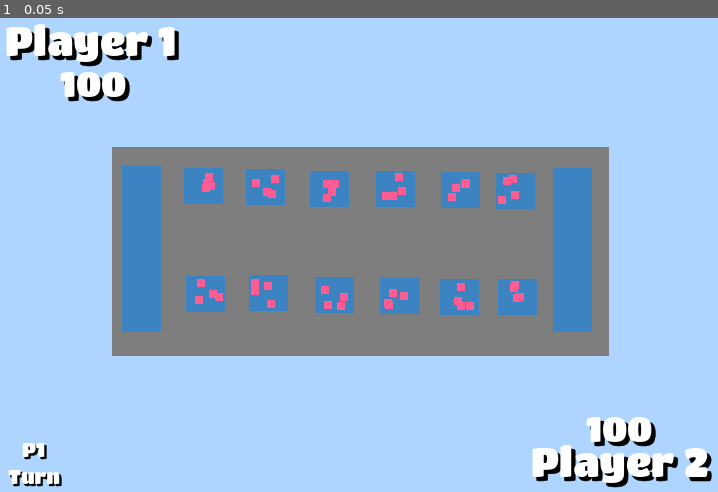
Above: before the commit, frame 1.
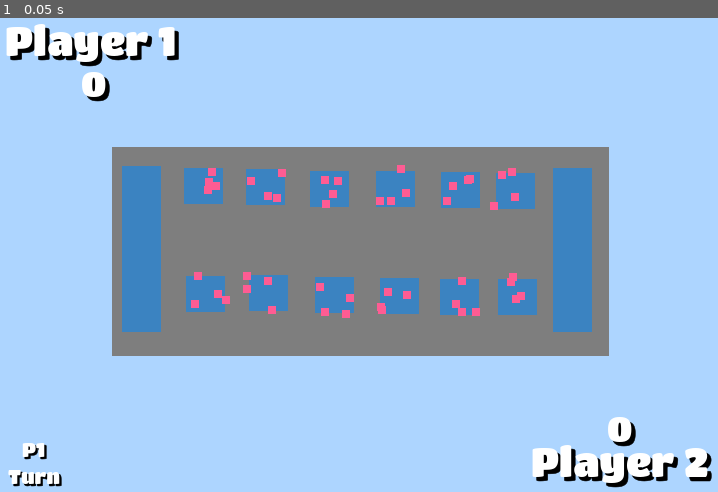
Above: after the commit, the same moment.

Repository: Mseavers1/Orpheus-Ascent
Game: Godot game, scene res://game.tscn
Two runs of this game, one before a commit and one after it. Both use one fixed random seed, a clock stepped at 60 frames per second and the inputs below.
Inputs:
- Up to frame 1 (0.05 s): no input

The runs differ from the first frame. In frame 1, 2.0% of the frame differs, in the area x 8-92%, y 11-91%.

Commit message:
Implemented Clicking Logic
- Game is playable and shows current board positions in console
- Scores update correctly
- Current turn displays correctly

Diff:
--- a/CSC 275 Game/Game_Logic.gd
+++ b/CSC 275 Game/Game_Logic.gd
@@ -8,6 +8,9 @@
 func _startMatch():
 	board = [[4, 4], [4, 4], [4, 4], [4, 4], [4, 4], [4, 4]]
 	$Board._setupBoard()
+	$Game_HUD._starting_score()
+	print(board)
+
 
 # Called when its the next user's turn (No repeats)
 func _nextTurn():
@@ -72,6 +75,7 @@
 		# Logic for when the marble lands in home spot (-1)
 		if nextIndex == -1:
 			scores[0] += 1
+			$Game_HUD._set_top_score(scores[0])
 
 			# Check if the user plays again
 			if i + 1 == count:
@@ -113,6 +117,7 @@
 		# Logic for when the marble lands in home spot (6)
 		if nextIndex == 6:
 			scores[1] += 1
+			$Game_HUD._set_bottom_score(scores[1])
 
 			# Check if the user plays again
 			if i + 1 == count:
--- a/CSC 275 Game/board.gd
+++ b/CSC 275 Game/board.gd
@@ -6,7 +6,7 @@
 var cells
 
 func _setupBoard():
-	cells = [[$Area/Cell_0_0, $Area/Cell_0_1], [$Area/Cell_1_0, $Area/Cell_1_1], [$Area/Cell_2_0, $Area/Cell_2_1], [$Area/Cell_3_0, $Area/Cell_3_1], [$Area/Cell_4_0, $Area/Cell_4_1], [$Area/Cell_5_0, $Area/Cell_5_1]]
+	cells = [[$Spawning_Area/Cell_0_0, $Spawning_Area/Cell_0_1], [$Spawning_Area/Cell_1_0, $Spawning_Area/Cell_1_1], [$Spawning_Area/Cell_2_0, $Spawning_Area/Cell_2_1], [$Spawning_Area/Cell_3_0, $Spawning_Area/Cell_3_1], [$Spawning_Area/Cell_4_0, $Spawning_Area/Cell_4_1], [$Spawning_Area/Cell_5_0, $Spawning_Area/Cell_5_1]]
 
 	# Generate the starting marble count into each cell
 	for x in range(6):
--- a/CSC 275 Game/board.tscn
+++ b/CSC 275 Game/board.tscn
@@ -10,7 +10,7 @@
 size = Vector2(39, 163)
 
 [sub_resource type="RectangleShape2D" id="RectangleShape2D_ulxvp"]
-size = Vector2(26, 24.375)
+size = Vector2(42, 40)
 
 [node name="Board" type="Sprite2D"]
 script = ExtResource("1_tlwve")
@@ -22,6 +22,7 @@
 color = Color(0.494118, 0.494118, 0.494118, 1)
 
 [node name="Temp2" type="ColorRect" parent="Temp"]
+layout_mode = 0
 offset_left = 10.0
 offset_top = 19.0
 offset_right = 49.0
@@ -29,6 +30,7 @@
 color = Color(0.231373, 0.513726, 0.756863, 1)
 
 [node name="Temp3" type="ColorRect" parent="Temp"]
+layout_mode = 0
 offset_left = 74.0
 offset_top = 129.0
 offset_right = 113.0
@@ -36,6 +38,7 @@
 color = Color(0.231373, 0.513726, 0.756863, 1)
 
 [node name="Temp4" type="ColorRect" parent="Temp"]
+layout_mode = 0
 offset_left = 137.0
 offset_top = 128.0
 offset_right = 176.0
@@ -43,6 +46,7 @@
 color = Color(0.231373, 0.513726, 0.756863, 1)
 
 [node name="Temp5" type="ColorRect" parent="Temp"]
+layout_mode = 0
 offset_left = 268.0
 offset_top = 131.0
 offset_right = 307.0
@@ -50,6 +54,7 @@
 color = Color(0.231373, 0.513726, 0.756863, 1)
 
 [node name="Temp6" type="ColorRect" parent="Temp"]
+layout_mode = 0
 offset_left = 264.0
 offset_top = 24.0
 offset_right = 303.0
@@ -57,6 +62,7 @@
 color = Color(0.231373, 0.513726, 0.756863, 1)
 
 [node name="Temp7" type="ColorRect" parent="Temp"]
+layout_mode = 0
 offset_left = 384.0
 offset_top = 26.0
 offset_right = 423.0
@@ -64,6 +70,7 @@
 color = Color(0.231373, 0.513726, 0.756863, 1)
 
 [node name="Temp8" type="ColorRect" parent="Temp"]
+layout_mode = 0
 offset_left = 72.0
 offset_top = 21.0
 offset_right = 111.0
@@ -71,6 +78,7 @@
 color = Color(0.231373, 0.513726, 0.756863, 1)
 
 [node name="Temp9" type="ColorRect" parent="Temp"]
+layout_mode = 0
 offset_left = 441.0
 offset_top = 21.0
 offset_right = 480.0
@@ -78,6 +86,7 @@
 color = Color(0.231373, 0.513726, 0.756863, 1)
 
 [node name="Temp10" type="ColorRect" parent="Temp"]
+layout_mode = 0
 offset_left = 203.0
 offset_top = 130.0
 offset_right = 242.0
@@ -85,6 +94,7 @@
 color = Color(0.231373, 0.513726, 0.756863, 1)
 
 [node name="Temp11" type="ColorRect" parent="Temp"]
+layout_mode = 0
 offset_left = 328.0
 offset_top = 132.0
 offset_right = 367.0
@@ -92,6 +102,7 @@
 color = Color(0.231373, 0.513726, 0.756863, 1)
 
 [node name="Temp12" type="ColorRect" parent="Temp"]
+layout_mode = 0
 offset_left = 386.0
 offset_top = 132.0
 offset_right = 425.0
@@ -99,6 +110,7 @@
 color = Color(0.231373, 0.513726, 0.756863, 1)
 
 [node name="Temp13" type="ColorRect" parent="Temp"]
+layout_mode = 0
 offset_left = 198.0
 offset_top = 24.0
 offset_right = 237.0
@@ -106,6 +118,7 @@
 color = Color(0.231373, 0.513726, 0.756863, 1)
 
 [node name="Temp14" type="ColorRect" parent="Temp"]
+layout_mode = 0
 offset_left = 134.0
 offset_top = 22.0
 offset_right = 173.0
@@ -113,6 +126,7 @@
 color = Color(0.231373, 0.513726, 0.756863, 1)
 
 [node name="Temp15" type="ColorRect" parent="Temp"]
+layout_mode = 0
 offset_left = 329.0
 offset_top = 25.0
 offset_right = 368.0
@@ -127,52 +141,124 @@
 position = Vector2(460.5, 102.5)
 shape = SubResource("RectangleShape2D_u8khu")
 
-[node name="Area" type="Area2D" parent="."]
-
-[node name="Cell_0_0" type="CollisionShape2D" parent="Area"]
+[node name="Spawning_Area" type="Area2D" parent="."]
+
+[node name="Cell_0_0" type="CollisionShape2D" parent="Spawning_Area"]
 position = Vector2(91, 38)
 shape = SubResource("RectangleShape2D_ulxvp")
 
-[node name="Cell_2_0" type="CollisionShape2D" parent="Area"]
+[node name="Cell_2_0" type="CollisionShape2D" parent="Spawning_Area"]
 position = Vector2(218, 42)
 shape = SubResource("RectangleShape2D_ulxvp")
 
-[node name="Cell_3_0" type="CollisionShape2D" parent="Area"]
+[node name="Cell_3_0" type="CollisionShape2D" parent="Spawning_Area"]
 position = Vector2(284, 42)
 shape = SubResource("RectangleShape2D_ulxvp")
 
-[node name="Cell_4_0" type="CollisionShape2D" parent="Area"]
+[node name="Cell_4_0" type="CollisionShape2D" parent="Spawning_Area"]
 position = Vector2(348, 43)
 shape = SubResource("RectangleShape2D_ulxvp")
 
-[node name="Cell_5_0" type="CollisionShape2D" parent="Area"]
+[node name="Cell_5_0" type="CollisionShape2D" parent="Spawning_Area"]
 position = Vector2(403, 44)
 shape = SubResource("RectangleShape2D_ulxvp")
 
-[node name="Cell_1_1" type="CollisionShape2D" parent="Area"]
+[node name="Cell_1_1" type="CollisionShape2D" parent="Spawning_Area"]
 position = Vector2(156, 146)
 shape = SubResource("RectangleShape2D_ulxvp")
 
-[node name="Cell_2_1" type="CollisionShape2D" parent="Area"]
+[node name="Cell_2_1" type="CollisionShape2D" parent="Spawning_Area"]
 position = Vector2(222, 148)
 shape = SubResource("RectangleShape2D_ulxvp")
 
-[node name="Cell_3_1" type="CollisionShape2D" parent="Area"]
+[node name="Cell_3_1" type="CollisionShape2D" parent="Spawning_Area"]
 position = Vector2(288, 149)
 shape = SubResource("RectangleShape2D_ulxvp")
 
-[node name="Cell_4_1" type="CollisionShape2D" parent="Area"]
+[node name="Cell_4_1" type="CollisionShape2D" parent="Spawning_Area"]
 position = Vector2(348, 150)
 shape = SubResource("RectangleShape2D_ulxvp")
 
-[node name="Cell_5_1" type="CollisionShape2D" parent="Area"]
+[node name="Cell_5_1" type="CollisionShape2D" parent="Spawning_Area"]
 position = Vector2(406, 150.25)
 shape = SubResource("RectangleShape2D_ulxvp")
 
-[node name="Cell_1_0" type="CollisionShape2D" parent="Area"]
+[node name="Cell_1_0" type="CollisionShape2D" parent="Spawning_Area"]
 position = Vector2(153, 40)
 shape = SubResource("RectangleShape2D_ulxvp")
 
-[node name="Cell_0_1" type="CollisionShape2D" parent="Area"]
+[node name="Cell_0_1" type="CollisionShape2D" parent="Spawning_Area"]
 position = Vector2(94, 147)
 shape = SubResource("RectangleShape2D_ulxvp")
+
+[node name="Cell_0_0" type="Area2D" parent="."]
+
+[node name="Cell_0_0" type="CollisionShape2D" parent="Cell_0_0"]
+position = Vector2(91, 39)
+shape = SubResource("RectangleShape2D_ulxvp")
+
+[node name="Cell_0_1" type="Area2D" parent="."]
+
+[node name="Cell_0_1" type="CollisionShape2D" parent="Cell_0_1"]
+position = Vector2(94, 147)
+shape = SubResource("RectangleShape2D_ulxvp")
+
+[node name="Cell_1_0" type="Area2D" parent="."]
+
+[node name="Cell_1_0" type="CollisionShape2D" parent="Cell_1_0"]
+position = Vector2(153, 40)
+shape = SubResource("RectangleShape2D_ulxvp")
+
+[node name="Cell_1_1" type="Area2D" parent="."]
+
+[node name="Cell_1_1" type="CollisionShape2D" parent="Cell_1_1"]
+position = Vector2(156, 146)
+shape = SubResource("RectangleShape2D_ulxvp")
+
+[node name="Cell_2_0" type="Area2D" parent="."]
+
+[node name="Cell_2_0" type="CollisionShape2D" parent="Cell_2_0"]
+position = Vector2(218, 42)
+shape = SubResource("RectangleShape2D_ulxvp")
+
+[node name="Cell_2_1" type="Area2D" parent="."]
+
+[node name="Cell_2_1" type="CollisionShape2D" parent="Cell_2_1"]
+position = Vector2(222, 148)
+shape = SubResource("RectangleShape2D_ulxvp")
+
+[node name="Cell_3_0" type="Area2D" parent="."]
+
+[node name="Cell_3_0" type="CollisionShape2D" parent="Cell_3_0"]
+position = Vector2(284, 42)
+shape = SubResource("RectangleShape2D_ulxvp")
+
+[node name="Cell_3_1" type="Area2D" parent="."]
+
+[node name="Cell_3_1" type="CollisionShape2D" parent="Cell_3_1"]
+position = Vector2(288, 149)
+shape = SubResource("RectangleShape2D_ulxvp")
+
+[node name="Cell_4_0" type="Area2D" parent="."]
+
+[node name="Cell_4_0" type="CollisionShape2D" parent="Cell_4_0"]
+position = Vector2(348, 43)
+shape = SubResource("RectangleShape2D_ulxvp")
+
+[node name="Cell_4_1" type="Area2D" parent="."]
+
+[node name="Cell_4_1" type="CollisionShape2D" parent="Cell_4_1"]
+position = Vector2(348, 150)
+shape = SubResource("RectangleShape2D_ulxvp")
+
+[node name="Cell_5_0" type="Area2D" parent="."]
+
+[node name="Cell_5_0" type="CollisionShape2D" parent="Cell_5_0"]
+position = Vector2(403, 44)
+shape = SubResource("RectangleShape2D_ulxvp")
+
+[node name="Cell_5_1" type="Area2D" parent="."]
+
+[node name="Cell_5_1" type="CollisionShape2D" parent="Cell_5_1"]
+position = Vector2(406, 150.25)
+shape = SubResource("RectangleShape2D_ulxvp")
--- a/CSC 275 Game/game.tscn
+++ b/CSC 275 Game/game.tscn
@@ -1,8 +1,9 @@
-[gd_scene load_steps=4 format=3 uid="uid://db8xt2hlxfl8v"]
+[gd_scene load_steps=5 format=3 uid="uid://db8xt2hlxfl8v"]
 
 [ext_resource type="Script" path="res://Game_Logic.gd" id="1_3gq04"]
 [ext_resource type="PackedScene" uid="uid://dt0u5yb0dh4or" path="res://game_hud.tscn" id="1_cmsds"]
 [ext_resource type="PackedScene" uid="uid://cop4ke0na0tox" path="res://board.tscn" id="2_680n0"]
+[ext_resource type="PackedScene" uid="uid://evxth38dpu4a" path="res://mouse_click_checker.tscn" id="4_pad23"]
 
 [node name="Game" type="Node"]
 script = ExtResource("1_3gq04")
@@ -19,3 +20,5 @@
 
 [node name="Board" parent="." instance=ExtResource("2_680n0")]
 position = Vector2(113, 135)
+
+[node name="Mouse Click Checker" parent="." instance=ExtResource("4_pad23")]
--- a/CSC 275 Game/game_hud.gd
+++ b/CSC 275 Game/game_hud.gd
@@ -2,3 +2,13 @@
 
 func _updateTurnDisplay(turn):
 	$Turn_Display.text = turn + "\nTurn"
+
+func _starting_score():
+	$Top_Name/Top_Score.text = "0"
+	$Bottom_Name/Bottom_Score.text = "0"
+
+func _set_top_score(score):
+	$Top_Name/Top_Score.text = str(score)
+
+func _set_bottom_score(score):
+	$Bottom_Name/Bottom_Score.text = str(score)
--- a/CSC 275 Game/game_hud.tscn
+++ b/CSC 275 Game/game_hud.tscn
@@ -33,7 +33,7 @@
 horizontal_alignment = 1
 vertical_alignment = 1
 
-[node name="Buttom_Name" type="Label" parent="."]
+[node name="Bottom_Name" type="Label" parent="."]
 offset_left = 532.0
 offset_top = 426.0
 offset_right = 710.0
@@ -45,7 +45,7 @@
 theme_override_font_sizes/font_size = 40
 text = "Player 2"
 
-[node name="Bottom_Score" type="Label" parent="Buttom_Name"]
+[node name="Bottom_Score" type="Label" parent="Bottom_Name"]
 layout_mode = 0
 offset_top = -32.0
 offset_right = 178.0
--- /dev/null
+++ b/CSC 275 Game/mouse_click_checker.gd
@@ -0,0 +1,62 @@
+extends Area2D
+
+var is_following_mouse = true
+var cells_over = [[false, false], [false, false], [false, false], [false, false], [false, false], [false, false]]
+
+func _set_follow(follow):
+	is_following_mouse = follow
+
+# Called every frame. 'delta' is the elapsed time since the previous frame.
+func _process(delta):
+	if is_following_mouse:
+		position = get_viewport().get_mouse_position()
+
+	if Input.is_action_just_released("Mouse_Click"):
+		var coords = _get_current_cell_coords_of_turn()
+
+		# No mouse is currently selected in the section of the current turn (top or bottom)
+		if (coords == Vector2(-1, -1)):
+			return
+
+		# Move Piece based on selection
+		# TODO = If ai turn, move automatically
+		if coords.y == 0:
+			get_parent()._movePieceTop(coords.x)
+		else:
+			get_parent()._movePieceBottom(coords.x)
+
+		print(get_parent().board)
+
+# Returns the cell that is currently selected of a certain row (whoever turn / Top or Bottom)
+func _get_current_cell_coords_of_turn():
+	var turn = get_parent().currentTurn
+
+	for x in range(6):
+		if cells_over[x][turn]:
+			return Vector2(x, turn)
+
+	return Vector2(-1, -1)
+
+# Returns the cell that is currently selected (mouse is hovering)
+func _get_current_cell_coords():
+	for x in range(6):
+		for y in range(2):
+			if cells_over[x][y]:
+				return Vector2(x, y)
+
+
+# Update the cell_over array whenever the mouse hover over a cell
+func _check_over(area, is_over):
+	var split = area.name.split('_')
+
+	if (split[0] == "Cell"):
+		var x = int(split[1])
+		var y = int(split[2])
+
+		cells_over[x][y] = is_over
+
+func _on_area_entered(area):
+	_check_over(area, true)
+
+func _on_area_exited(area):
+	_check_over(area, false)
--- /dev/null
+++ b/CSC 275 Game/mouse_click_checker.tscn
@@ -0,0 +1,22 @@
+[gd_scene load_steps=3 format=3 uid="uid://evxth38dpu4a"]
+
+[ext_resource type="Script" path="res://mouse_click_checker.gd" id="1_jwn5t"]
+
+[sub_resource type="CircleShape2D" id="CircleShape2D_j2jlg"]
+radius = 3.16228
+
+[node name="Mouse Click Checker" type="Area2D"]
+script = ExtResource("1_jwn5t")
+
+[node name="Col" type="CollisionShape2D" parent="."]
+shape = SubResource("CircleShape2D_j2jlg")
+
+[node name="Visability" type="ColorRect" parent="."]
+visible = false
+offset_left = -21.0
+offset_top = -20.0
+offset_right = 19.0
+offset_bottom = 20.0
+
+[connection signal="area_entered" from="." to="." method="_on_area_entered"]
+[connection signal="area_exited" from="." to="." method="_on_area_exited"]
--- a/CSC 275 Game/project.godot
+++ b/CSC 275 Game/project.godot
@@ -24,3 +24,11 @@
 [dotnet]
 
 project/assembly_name="CSC_275_Game"
+
+[input]
+
+Mouse_Click={
+"deadzone": 0.5,
+"events": [Object(InputEventMouseButton,"resource_local_to_scene":false,"resource_name":"","device":-1,"window_id":0,"alt_pressed":false,"shift_pressed":false,"ctrl_pressed":false,"meta_pressed":false,"button_mask":0,"position":Vector2(0, 0),"global_position":Vector2(0, 0),"factor":1.0,"button_index":1,"canceled":false,"pressed":false,"double_click":false,"script":null)
+]
+}
